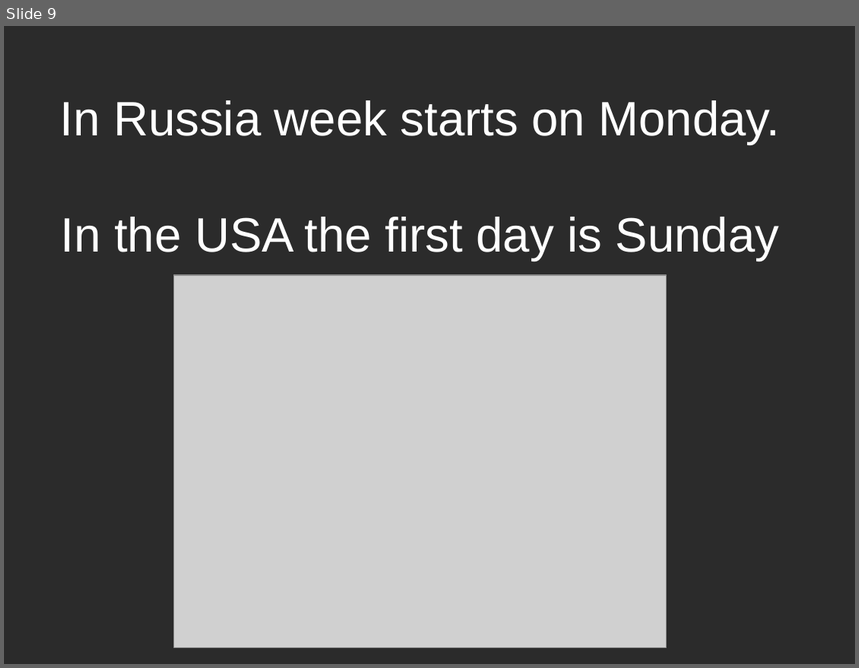
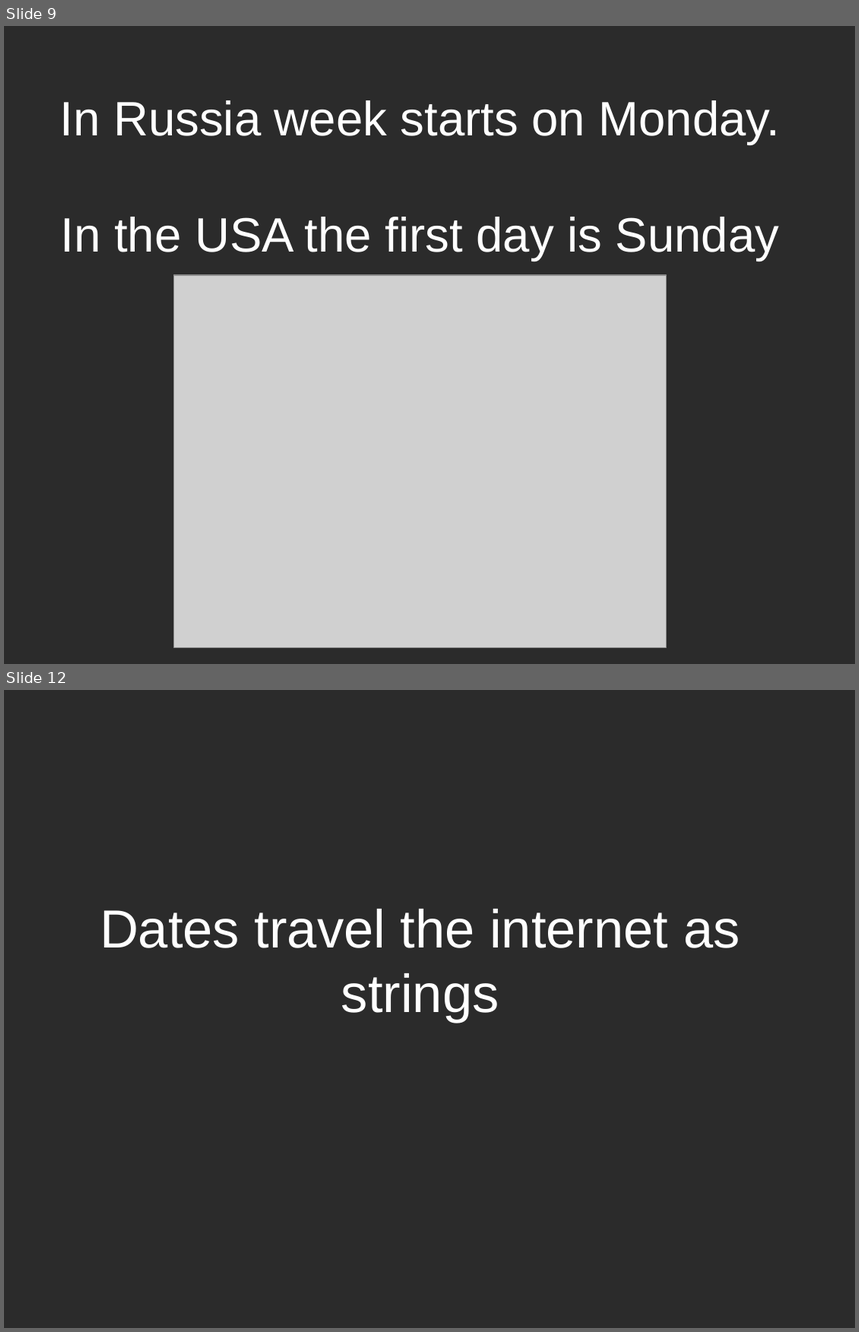
Before and after one commit to dodikk/ESLocale, a slide deck: article/slides/CalendarSqlite.odp. Shown one above the other, each under a label of ours: slide 9 before the commit, slides 9 and 12 after it; the slides between them are not shown. The pictures are 859x668 and 859x1332 pixels, drawn with LibreOffice and Linux fonts; fonts in the diff are those of the drawing; grey boxes stand for pictures; background and template pictures are left out; a plain dark background stands for a picture behind light text. Boxes give left, top, right and bottom in pixels: in the first picture for what was removed or moved away, otherwise in the second. Text is boxed around its words. In the diff, an @@ line names an element or a change of style, - is before the commit and + after.

```diff
--- a/article/slides/CalendarSqlite.odp
+++ b/article/slides/CalendarSqlite.odp
@@ slide 12 added at <box>4,690,855,1328</box>, background picture (left out) @@
@@ text added at <box>100,909,740,1022</box>, 50 pt, text #FFFFFF @@
+Dates travel the internet as strings
```
Also in this commit, not shown: 1 slide changed, 9 other slides added, 1 other file.
